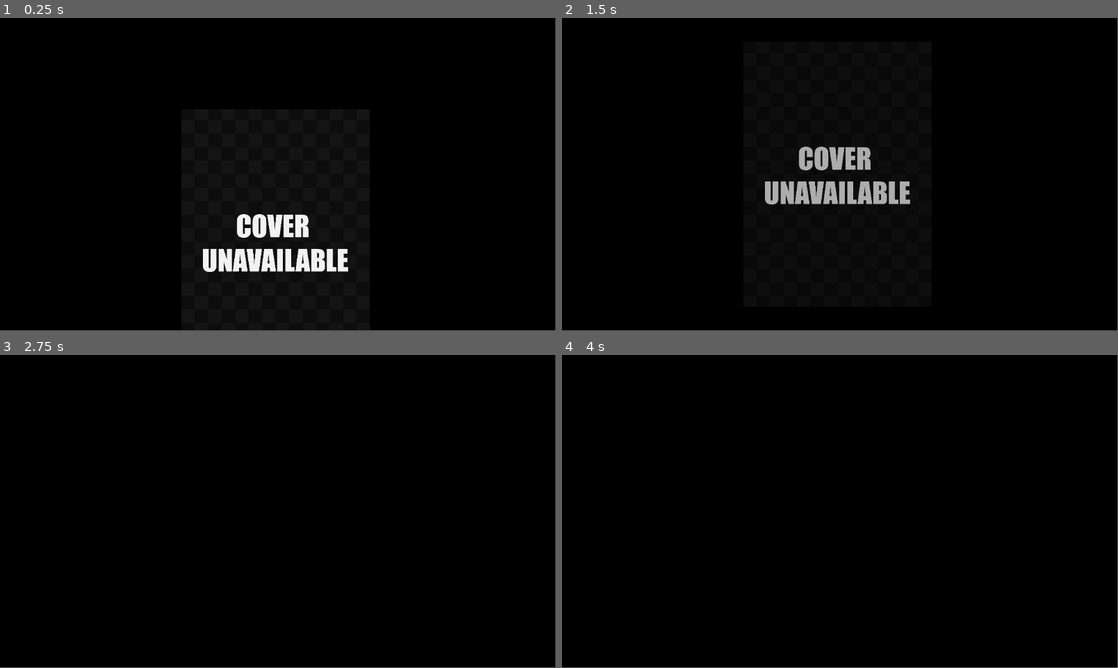
Above: before the commit, frames 1-4 (two rows, left to right).
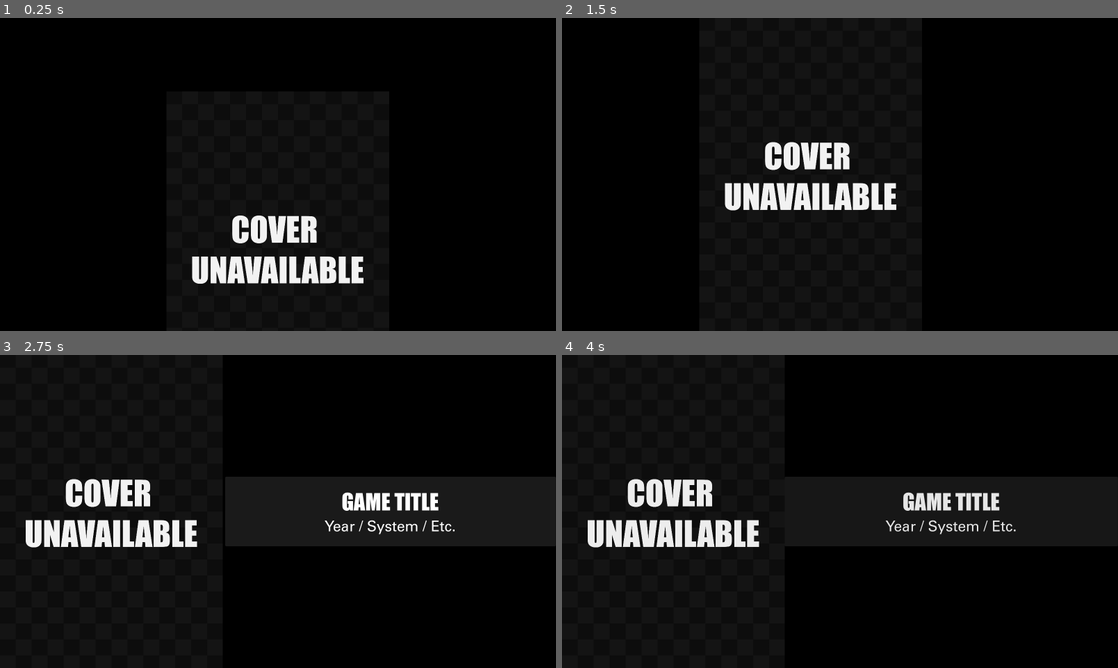
Above: after the commit, the same moments.

Repository: carter-lilley/game_shuffler
Game: Godot game, scene res://Scenes/game_intro.tscn
Same seed, same stepped clock (60 frames per second), same inputs: the game is played once before the commit and once after it. This scene is started directly instead of the project's main scene.
Inputs:
- Up to frame 1 (0.25 s): no input
- Up to frame 2 (1.5 s): no input
- Up to frame 3 (2.75 s): no input
- Up to frame 4 (4 s): tap Enter at 3.5 s
In our replay, the window is 799x449 before the commit and 800x450 after it. These sizes can differ from the game's own. Grey fills any space a smaller window leaves; there, only what the larger window draws over its background counts as a difference.

The runs differ from the first frame. In frame 1, 3.1% of the frame differs, in the area x 34-66%, y 62-85%; in frame 2, 4.0%; in frame 3, 16%, in the area x 4-100%, y 38-62%; in frame 4, 4.2%.

Commit message:
Implemented the rest of the info screen

Diff:
--- a/Scenes/game_intro.tscn
+++ b/Scenes/game_intro.tscn
@@ -1,7 +1,19 @@
-[gd_scene load_steps=3 format=3 uid="uid://dqxk2mnx6nmpu"]
+[gd_scene load_steps=8 format=3 uid="uid://dqxk2mnx6nmpu"]
 
 [ext_resource type="Texture2D" uid="uid://diibd4qmx2fsm" path="res://Images/placeholder_cover.jpg" id="1_eo18v"]
 [ext_resource type="Script" path="res://Scenes/game_intro_animcontroller.gd" id="1_mkhu7"]
+[ext_resource type="Theme" uid="uid://r7auhejeh823" path="res://Themes/panel_theme.tres" id="2_bt6pu"]
+[ext_resource type="FontFile" uid="uid://bhwdfdifwm12r" path="res://Fonts/Impact/impact.ttf" id="2_rdjiu"]
+[ext_resource type="FontFile" uid="uid://corxc3kvlwll0" path="res://Fonts/Univers/UniversRegular.ttf" id="3_ttny6"]
+
+[sub_resource type="LabelSettings" id="LabelSettings_p525s"]
+font = ExtResource("2_rdjiu")
+font_size = 64
+
+[sub_resource type="LabelSettings" id="LabelSettings_tvung"]
+line_spacing = 2.0
+font = ExtResource("3_ttny6")
+font_size = 42
 
 [node name="GameIntro" type="Control"]
 layout_mode = 3
@@ -11,6 +23,70 @@
 grow_horizontal = 2
 grow_vertical = 2
 script = ExtResource("1_mkhu7")
+
+[node name="Back" type="Panel" parent="."]
+visible = false
+modulate = Color(0, 0.430994, 0.866714, 0.713726)
+layout_mode = 1
+anchors_preset = 15
+anchor_right = 1.0
+anchor_bottom = 1.0
+grow_horizontal = 2
+grow_vertical = 2
+
+[node name="VBoxContainer" type="VBoxContainer" parent="."]
+layout_mode = 1
+anchors_preset = 15
+anchor_right = 1.0
+anchor_bottom = 1.0
+grow_horizontal = 2
+grow_vertical = 2
+alignment = 1
+
+[node name="HBoxContainer" type="HBoxContainer" parent="VBoxContainer"]
+layout_mode = 2
+alignment = 2
+
+[node name="Title_Pivot" type="Control" parent="VBoxContainer/HBoxContainer"]
+layout_mode = 2
+
+[node name="Panel" type="Panel" parent="VBoxContainer/HBoxContainer/Title_Pivot"]
+clip_contents = true
+layout_mode = 1
+anchors_preset = 6
+anchor_left = 1.0
+anchor_top = 0.5
+anchor_right = 1.0
+anchor_bottom = 0.5
+grow_horizontal = 0
+grow_vertical = 2
+theme = ExtResource("2_bt6pu")
+
+[node name="HBoxContainer" type="HBoxContainer" parent="VBoxContainer/HBoxContainer/Title_Pivot/Panel"]
+layout_mode = 1
+anchors_preset = 15
+anchor_right = 1.0
+anchor_bottom = 1.0
+grow_horizontal = 2
+grow_vertical = 2
+alignment = 1
+
+[node name="VBoxContainer" type="VBoxContainer" parent="VBoxContainer/HBoxContainer/Title_Pivot/Panel/HBoxContainer"]
+layout_mode = 2
+alignment = 1
+
+[node name="Title" type="Label" parent="VBoxContainer/HBoxContainer/Title_Pivot/Panel/HBoxContainer/VBoxContainer"]
+layout_mode = 2
+size_flags_vertical = 8
+text = "GAME TITLE"
+label_settings = SubResource("LabelSettings_p525s")
+horizontal_alignment = 1
+
+[node name="Info" type="Label" parent="VBoxContainer/HBoxContainer/Title_Pivot/Panel/HBoxContainer/VBoxContainer"]
+layout_mode = 2
+text = "Year / System / Etc."
+label_settings = SubResource("LabelSettings_tvung")
+horizontal_alignment = 1
 
 [node name="CenterContainer" type="CenterContainer" parent="."]
 layout_mode = 1
@@ -24,14 +100,16 @@
 layout_mode = 2
 
 [node name="TextureRect" type="TextureRect" parent="CenterContainer/TexturePivot"]
-custom_minimum_size = Vector2(400, 550)
-layout_mode = 2
-offset_left = -200.0
-offset_top = -275.0
-offset_right = 200.0
-offset_bottom = 275.0
+layout_mode = 1
+anchors_preset = 8
+anchor_left = 0.5
+anchor_top = 0.5
+anchor_right = 0.5
+anchor_bottom = 0.5
+grow_horizontal = 2
+grow_vertical = 2
 size_flags_horizontal = 4
 size_flags_vertical = 4
 texture = ExtResource("1_eo18v")
-expand_mode = 1
+expand_mode = 3
 stretch_mode = 4
--- a/Scenes/game_intro_animcontroller.gd
+++ b/Scenes/game_intro_animcontroller.gd
@@ -4,39 +4,64 @@
 @onready var boxart_pivot = $CenterContainer/TexturePivot
 @onready var center_container = $CenterContainer
 
+@onready var title_panel = $VBoxContainer/HBoxContainer/Title_Pivot/Panel
+@onready var title_label = $VBoxContainer/HBoxContainer/Title_Pivot/Panel/HBoxContainer/VBoxContainer/Title
+@onready var info_label = $VBoxContainer/HBoxContainer/Title_Pivot/Panel/HBoxContainer/VBoxContainer/Info
 var art_size
 var screen_size
+
 func _ready() -> void:
-	get_tree().get_root().set_transparent_background(true)
-	DisplayServer.window_set_flag(DisplayServer.WINDOW_FLAG_TRANSPARENT, true, 0)
+	call_deferred("setup")
 
-	#set game art if applicable
+func setup() -> void:
+	#Get screen size of center container
 	screen_size = center_container.get_rect().size
-	art_size = boxart.get_rect().size
-	call_deferred("_update_boxart_position")
+	#Scale boxart to screen size
+	boxart.custom_minimum_size.y = screen_size.y
+	#adjust pivot offset
+	#boxart.pivot_offset.y = boxart.size.y
+	#print(boxart.size, boxart.pivot_offset, boxart.position)
+	##art_size = boxart.get_rect().size
+	clip_1()
+
+var initial_pos
+func clip_1():
+	initial_pos = boxart_pivot.position
+	boxart_pivot.position.y += screen_size.y/2
+	boxart_pivot.position.y += boxart.size.y/2
+	#cover art tweens to middle screen
+	new_tween(boxart_pivot, "position", initial_pos, 0.7, Tween.EASE_OUT, Tween.TRANS_CIRC, 0.0, false, clip_2)
+
+func clip_2():
+	var box_tw = new_tween(boxart_pivot, "position", Vector2(boxart.size.x/2,initial_pos.y), 1.7, Tween.EASE_IN_OUT, Tween.TRANS_CUBIC, 0.2, false)
+	title_panel.custom_minimum_size.y = 200
+	var panel_tw = new_tween(title_panel, "custom_minimum_size", Vector2(screen_size.x-boxart.size.x,0),2.0, Tween.EASE_OUT, Tween.TRANS_QUINT, 0.8, true, clip_3)
+	box_tw.tween_property(boxart, "modulate:a", 0, 1.5).set_ease(Tween.EASE_IN).set_trans(Tween.TRANS_QUAD).set_delay(1.2)
+	#var panel_tw2 = new_tween(title_panel, "modulate:a", 0, 1.5, Tween.EASE_IN, Tween.TRANS_QUAD, 0.0, false)
+	panel_tw.tween_property(title_panel, "modulate:a", 0, 1.5).set_ease(Tween.EASE_IN).set_trans(Tween.TRANS_QUAD)
+
+func clip_3():
+	queue_free()
+
+func set_info(title : String, info : String):
+	title_label.text = title
+	info_label.text = info
+	pass
 
 func set_art(tex = Texture2D):
 	boxart.texture = tex
 
-var initial_pos
-func _update_boxart_position():
-	initial_pos = boxart_pivot.position
-	boxart_pivot.position.y += screen_size.y/2
-	boxart_pivot.position.y += art_size.y/2
-	var box_tween = new_tween(boxart_pivot, "position", initial_pos, 0.7, Tween.EASE_OUT, Tween.TRANS_CIRC)
-	#box_tween.tween_property(boxart_pivot, "position", Vector2(art_size.x/2,initial_pos.y), 1.7).set_ease(Tween.EASE_IN_OUT).set_trans(Tween.TRANS_CUBIC)
-	box_tween.tween_property(boxart, "modulate:a", 0, 1.5).set_ease(Tween.EASE_IN).set_trans(Tween.TRANS_QUAD)
-
+#add ability to use existing tween?
 func new_tween(node: Node, property: String, target: Variant, duration: float,
-					_ease: Tween.EaseType = Tween.EASE_IN_OUT,
-					_trans: Tween.TransitionType = Tween.TRANS_LINEAR,
+					_ease: Tween.EaseType = Tween.EASE_IN_OUT, _trans: Tween.TransitionType = Tween.TRANS_LINEAR,
+					delay: float = 0.0,
 					relative: bool = false,
 					method = null) -> Tween:
 	var tween = node.create_tween()
 	if method != null:
 		tween.connect("finished", method)
 	if relative:
-		tween.tween_property(node, property, target, duration).set_trans(_trans).set_ease(_ease).as_relative()
+		tween.tween_property(node, property, target, duration).set_trans(_trans).set_ease(_ease).as_relative().set_delay(delay)
 	else:
-		tween.tween_property(node, property, target, duration).set_trans(_trans).set_ease(_ease)
+		tween.tween_property(node, property, target, duration).set_trans(_trans).set_ease(_ease).set_delay(delay)
 	return tween
--- /dev/null
+++ b/Themes/panel_theme.tres
@@ -0,0 +1,16 @@
+[gd_resource type="Theme" load_steps=2 format=3 uid="uid://r7auhejeh823"]
+
+[sub_resource type="StyleBoxFlat" id="StyleBoxFlat_gygjl"]
+content_margin_left = 0.0
+content_margin_top = 0.0
+content_margin_right = 0.0
+content_margin_bottom = 0.0
+bg_color = Color(0.1, 0.1, 0.1, 1)
+corner_radius_top_left = 3
+corner_radius_top_right = 3
+corner_radius_bottom_right = 3
+corner_radius_bottom_left = 3
+corner_detail = 5
+
+[resource]
+Panel/styles/panel = SubResource("StyleBoxFlat_gygjl")
--- a/grab_bag.gd
+++ b/grab_bag.gd
@@ -88,6 +88,9 @@
 	regex.compile("\\s*\\([^()]*\\)\\s*")  # Matches text within parentheses and surrounding spaces
 	for i in 3:
 		sanitized_input = regex.sub(sanitized_input, "")
+	# Remove version numbers like "v1", "v2", "v3.0"
+	regex.compile("\\bv\\d+(\\.\\d+)?\\b")  # Matches "v1", "v2.0", etc.
+	sanitized_input = regex.sub(sanitized_input, "")
 	# Escape quotes if necessary
 	sanitized_input = sanitized_input.replace('"', '\\"')
 	print(sanitized_input)
--- a/http_test.gd
+++ b/http_test.gd
@@ -27,7 +27,11 @@
 	else:
 		print("Auth request failed with response code:", response_code)
 
+var curr_title
+var curr_info
 func query_game(game_title: String):
+	curr_title = game_title
+	curr_info = "1997"
 	print("Performing serach for ",game_title)
 	if access_token:
 		var game_req = 'search "' + game_title + '"; f id, name; limit 1;'
@@ -91,5 +95,6 @@
 func game_intro_scene(tex : Texture2D):
 	var pop_up_instance = pop_up_scene.instantiate()
 	add_child(pop_up_instance)
+	pop_up_instance.set_info(curr_title,curr_info)
 	if tex:
 		pop_up_instance.set_art(tex)
--- a/project.godot
+++ b/project.godot
@@ -17,6 +17,8 @@
 
 [display]
 
+window/size/viewport_width=1600
+window/size/viewport_height=900
 window/size/resizable=false
 window/size/borderless=true
 window/size/always_on_top=true
Binary file added: Fonts/Folio/Folio-Std-Bold.ttf
Not shown, added: Fonts/Folio/Folio-Std-Bold.ttf.import
Binary file added: Fonts/Folio/Folio-Std-Light.ttf
Not shown, added: Fonts/Folio/Folio-Std-Light.ttf.import
Binary file added: Fonts/Folio/Folio-Std-Medium.ttf
Not shown, added: Fonts/Folio/Folio-Std-Medium.ttf.import
Binary file added: Fonts/Impact/impact.ttf
Not shown, added: Fonts/Impact/impact.ttf.import
Binary file added: Fonts/Impact/unicode.impact.ttf
Not shown, added: Fonts/Impact/unicode.impact.ttf.import
Binary file added: Fonts/Univers/UniversBold.ttf
Not shown, added: Fonts/Univers/UniversBold.ttf.import
(and 8 more such lines)
